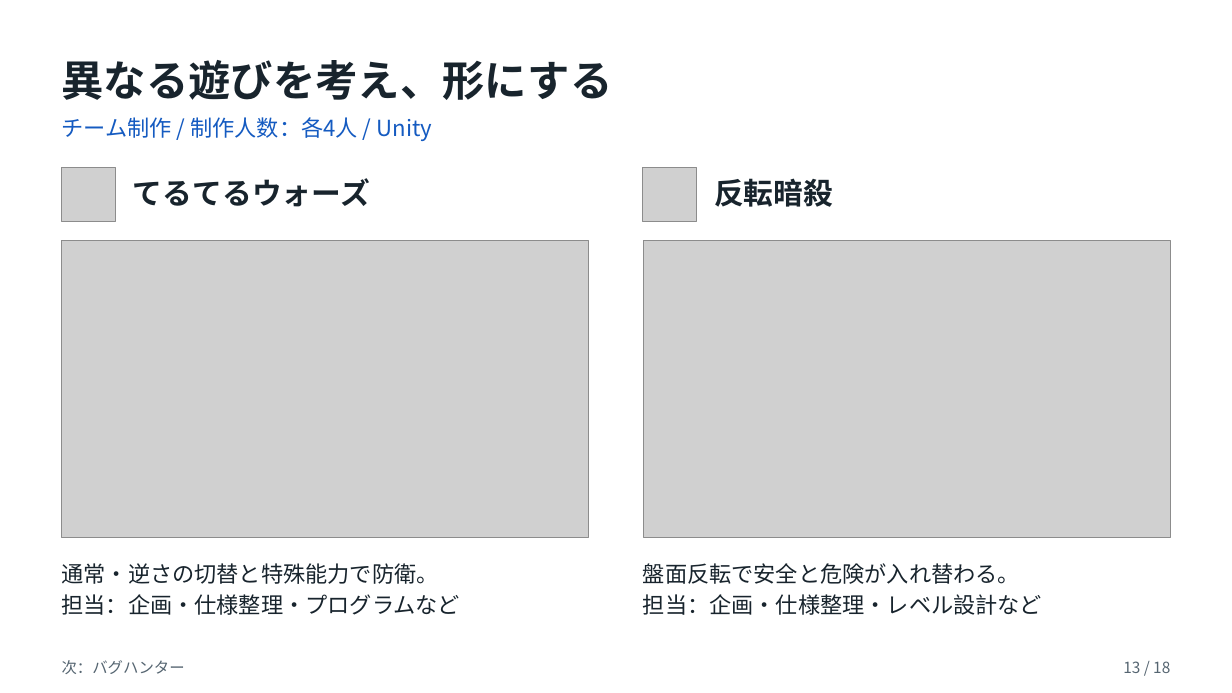
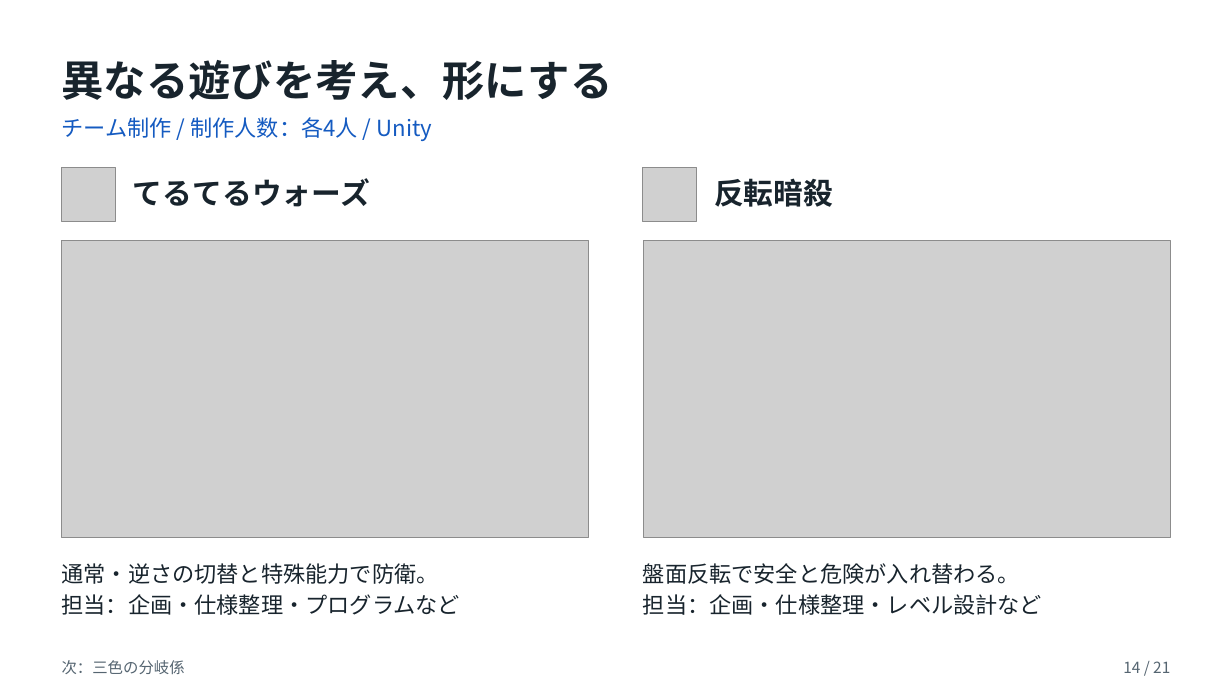
Before and after one commit to kuon-haruto/portfolio, a slide deck: slide 14 of documents/portfolio/島本善太_ポートフォリオ.pptx (slide 13 before the commit). Drawn at 1232x693 pixels with LibreOffice and Linux fonts; fonts in the diff are those of the drawing; grey boxes stand for pictures. Boxes give left, top, right and bottom in pixels: in the first picture for what was removed or moved away, otherwise in the second. Text is boxed around its words. In the diff, an @@ line names an element or a change of style, - is before the commit and + after.

```diff
--- a/documents/portfolio/島本善太_ポートフォリオ.pptx
+++ b/documents/portfolio/島本善太_ポートフォリオ.pptx
@@ text at box(62, 660, 185, 674): text changed @@
-次：バグハンター
+次：三色の分岐係
@@ text at box(1123, 661, 1170, 673): text changed @@
-13 / 18
+14 / 21
```
Also in this commit, not shown: 17 other slides changed, 3 slides added, 3 other files.
